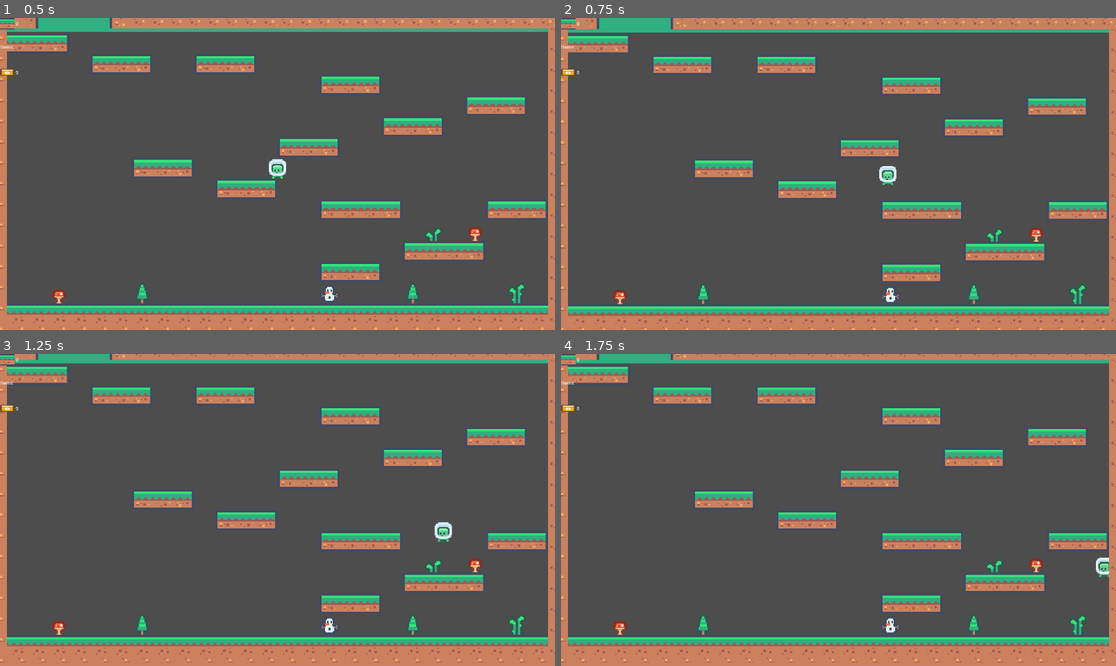
Above: before the commit, frames 1-4 (two rows, left to right).
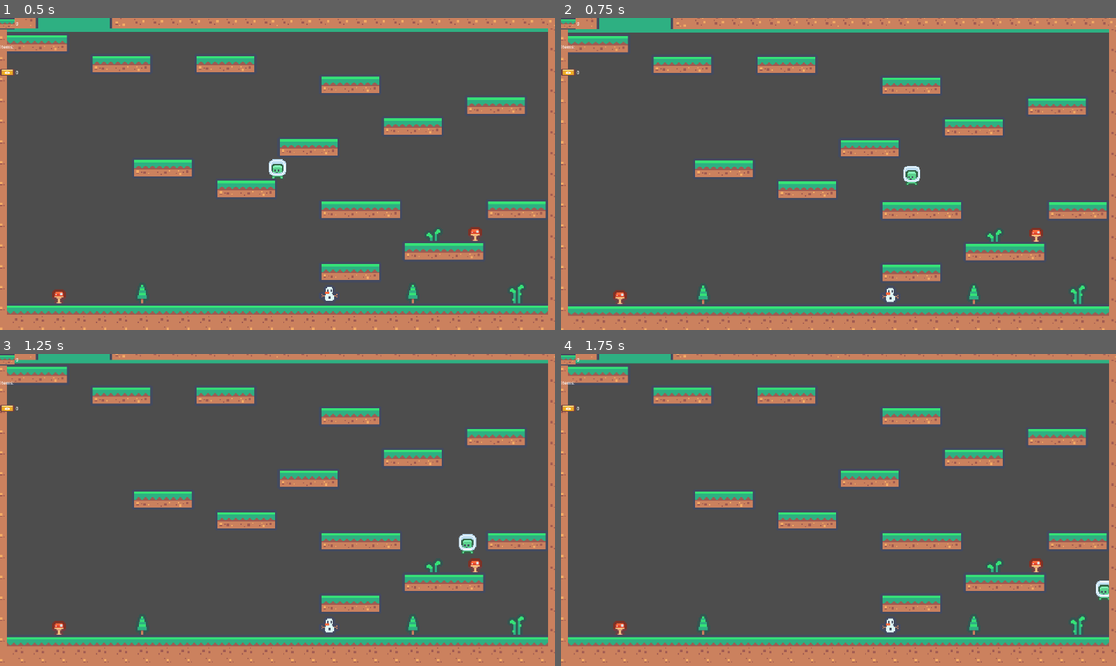
Above: after the commit, the same moments.

Repository: maxcarleton1/COMP1501-Final-Project
Game: Godot game, scene res://scenes/main.tscn
Two runs of this game, one before a commit and one after it. Both use one fixed random seed, a clock stepped at 60 frames per second and the inputs below. The engine's default icon, where the game draws it, is replaced by a stand-in: a white triangle on a blue panel in a dark square.
Inputs (mouse positions are in pixels of both pictures, inside the frame that each line leads up to):
- Up to frame 1 (0.5 s): no input
- Up to frame 2 (0.75 s): move the mouse to (960, 158) at 0.52 s; hold D (MoveRight) from 0.53 s (still down); tap Shift (Dash) at 0.6 s
- Up to frame 3 (1.25 s): keep holding D (MoveRight); tap Space (Jump) at 0.77 s
- Up to frame 4 (1.75 s): keep holding D (MoveRight); move the mouse to (727, 525) at 1.27 s; tap Shift (Dash) at 1.35 s; tap Space (Jump) at 1.52 s

Frame 1 is identical in both runs. In frame 2, 0.3% of the frame differs, in the area x 57-65%, y 47-54%; in frame 3, 0.3%, in the area x 78-86%, y 53-64%; in frame 4, 0.3%.

Commit message:
Progress

Diff:
--- /dev/null
+++ b/final-project/scenes/economy/shop_stand/shop.tscn
@@ -0,0 +1,3 @@
+[gd_scene format=3 uid="uid://dx7n31lprjj3"]
+
+[node name="Shop" type="Node2D" unique_id=902585992]
--- a/final-project/scenes/player/player.tscn
+++ b/final-project/scenes/player/player.tscn
@@ -2,6 +2,7 @@
 
 [ext_resource type="Script" uid="uid://iv845wc6hlt1" path="res://scripts/player/player.gd" id="1_3vyb7"]
 [ext_resource type="Texture2D" uid="uid://bgls68hna65i2" path="res://assets/art/kenney_pixel-platformer/Tiles/Characters/tile_0001.png" id="2_g2els"]
+[ext_resource type="PackedScene" uid="uid://c8ccrgctyxv6n" path="res://scenes/player/inventory_manager.tscn" id="3_gmlin"]
 
 [sub_resource type="SpriteFrames" id="SpriteFrames_qhqgy"]
 animations = [{
@@ -33,5 +34,7 @@
 wait_time = 0.3
 one_shot = true
 
+[node name="InventoryManager" parent="." unique_id=1684476304 instance=ExtResource("3_gmlin")]
+
 [connection signal="timeout" from="DashCooldown" to="." method="_on_dash_cooldown_timeout"]
 [connection signal="timeout" from="DashSpeedBoost" to="." method="_on_dash_speed_boost_timeout"]
--- a/final-project/scripts/economy/economy_display.gd
+++ b/final-project/scripts/economy/economy_display.gd
@@ -49,6 +49,7 @@
 	print("Success: Upgrade item: " + item.name)
 
 
+
 func display_items() -> void:
 	shop_window.create_items(item_list)
 
--- a/final-project/scripts/player/inventory_manager.gd
+++ b/final-project/scripts/player/inventory_manager.gd
@@ -1,10 +1,14 @@
 extends Node2D
 
-var speedModifyer = 0
-var dashBoost = 0
-var hardHat = false
+var speedModifier := 0
+
+var dashSpeedModifier := 1000
+
+var hardHat := false
+
 
 var items := []
+
 func addItem(item: ItemData):
 	items.append(item)
 func addUpgrade(item:ItemData):
@@ -13,15 +17,16 @@
 func clearItems():
 	items.clear()
 func clearUpgrades():
-	speedModifyer = 0
-	dashBoost = 0
+	speedModifier = 0
+	dashSpeedModifier = 0
 	hardHat = false
+
 func setUpgradeEffect(item:ItemData):
 	match item.name:
 		"Speed Boost":
-			speedModifyer += 100
+			speedModifier += 100
 		"Dash Boost":
-			dashBoost += 100
+			dashSpeedModifier += 100
 		"Hard Hat":
 			hardHat = true
 		_:
--- a/final-project/scripts/player/player.gd
+++ b/final-project/scripts/player/player.gd
@@ -7,6 +7,8 @@
 @export var AIR_FRICTION := 1000
 @export var JUMP_VELOCITY := -650.0
 @export var JUMP_HOLD_MULTIPLIER := 0.7
+
+@onready var inventory_manager = $InventoryManager
 
 var coyote_time := 0.1
 var coyote := true
@@ -43,9 +45,9 @@
 
 		var direction := Input.get_axis("MoveLeft", "MoveRight")
 		if direction != 0 and !dash_speed_boost:
-			velocity.x = move_toward(velocity.x, SPEED * direction, ACCELERATION * delta)
+			velocity.x = move_toward(velocity.x, get_speed() * direction, ACCELERATION * delta)
 		elif direction != 0:
-			velocity.x = move_toward(velocity.x, (SPEED + 500) * direction, ACCELERATION * delta)
+			velocity.x = move_toward(velocity.x, (get_speed() + 500) * direction, ACCELERATION * delta)
 		elif is_on_floor():
 			velocity.x = move_toward(velocity.x, 0, FRICTION * delta)
 		else:
@@ -56,18 +58,24 @@
 			$DashCooldown.start()
 			$DashSpeedBoost.start()
 			if Input.is_action_pressed("Down") and direction == 0:
-				velocity.y += DASH_SPEED
+				velocity.y += get_dashspeed()
 				velocity.x = 0
 			elif Input.is_action_pressed("Down"):
-				velocity.y += DASH_SPEED / 1.7
-				velocity.x = DASH_SPEED * direction
+				velocity.y += get_dashspeed() / 1.7
+				velocity.x = get_dashspeed() * direction
 			else:
-				velocity.x = direction * DASH_SPEED
+				velocity.x = direction * get_dashspeed()
 
 	else: # Falling
 		velocity = velocity.move_toward(Vector2(0, 500), get_gravity().y * delta)
 
 	move_and_slide()
+
+func get_speed():
+	return SPEED + inventory_manager.speedModifier
+
+func get_dashspeed():
+	return DASH_SPEED + inventory_manager.dashSpeedModifier
 
 func calculate_coyote(delta:float):
 	if !is_on_floor():
